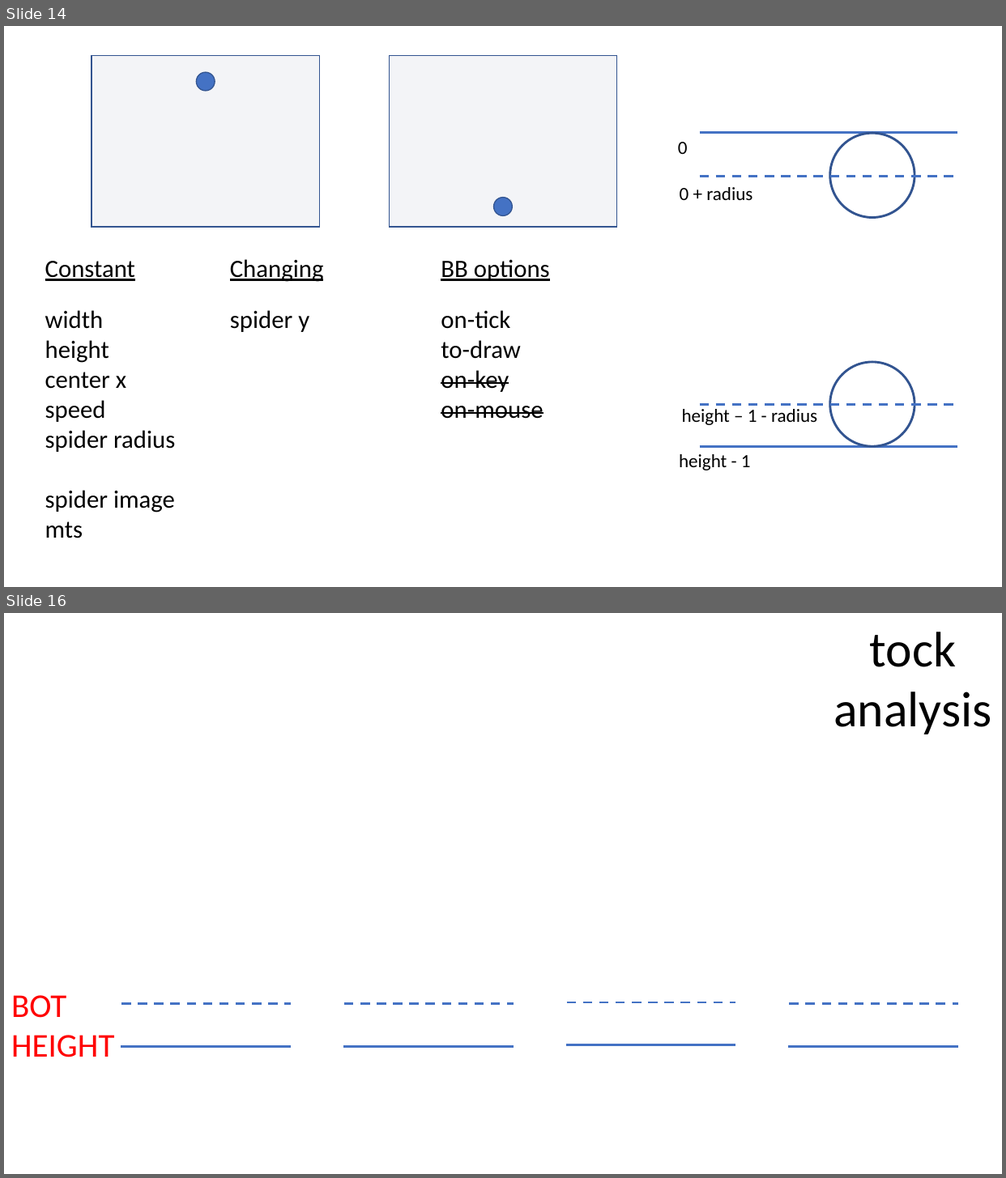
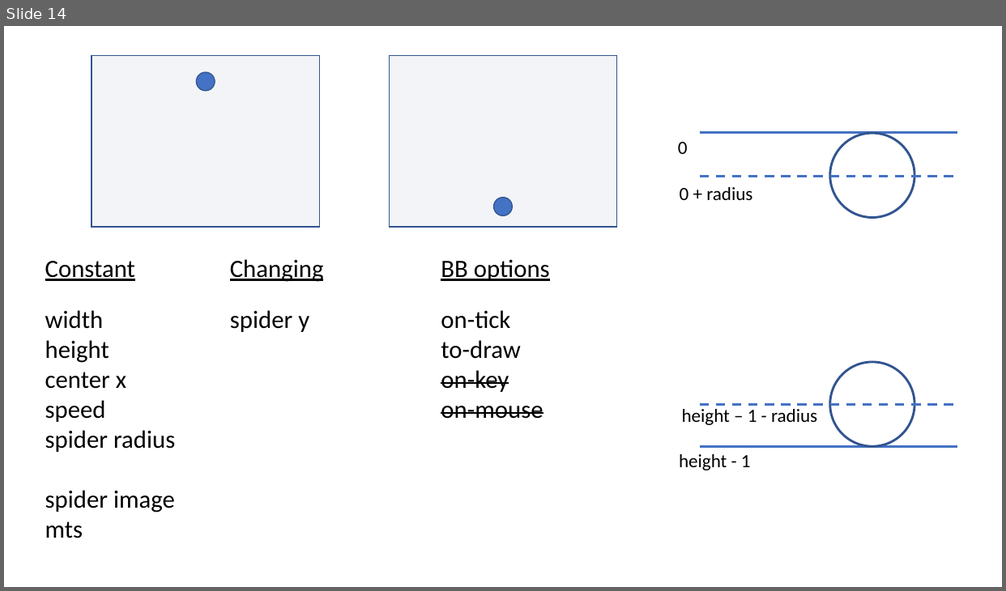
Before and after one commit to GregorKiczales/spd-materials, a slide deck: instructor/l04/l04-pad.pptx. Shown one above the other, each under a label of ours: slides 14 and 16 before the commit, slide 14 after it; the slides between them are not shown. The pictures are 1006x1178 and 1006x591 pixels, drawn with LibreOffice and Linux fonts; fonts in the diff are those of the drawing. Boxes give left, top, right and bottom in pixels: in the first picture for what was removed or moved away, otherwise in the second. Text is boxed around its words. In the diff, an @@ line names an element or a change of style, - is before the commit and + after.

Commit message:
make bounday case analysis in l04 consistent w/ l05

```diff
--- a/instructor/l04/l04-pad.pptx
+++ b/instructor/l04/l04-pad.pptx
@@ slide 16 removed at (4, 613, 1002, 1174), background #FFFFFF @@
@@ text removed at (833, 632, 991, 735) @@
-tock analysis
@@ text removed at (11, 995, 114, 1058) @@
-BOT
-HEIGHT
@@ line removed from (121, 1003) to (291, 1003) @@
@@ line removed from (344, 1003) to (513, 1003) @@
@@ line removed from (567, 1003) to (736, 1003) @@
@@ line removed from (790, 1003) to (958, 1003) @@
@@ line removed from (121, 1046) to (291, 1046) @@
@@ line removed from (343, 1046) to (513, 1046) @@
@@ line removed from (566, 1045) to (736, 1045) @@
@@ line removed from (789, 1046) to (958, 1046) @@
```
Also in this commit, not shown: 2 slides added.
